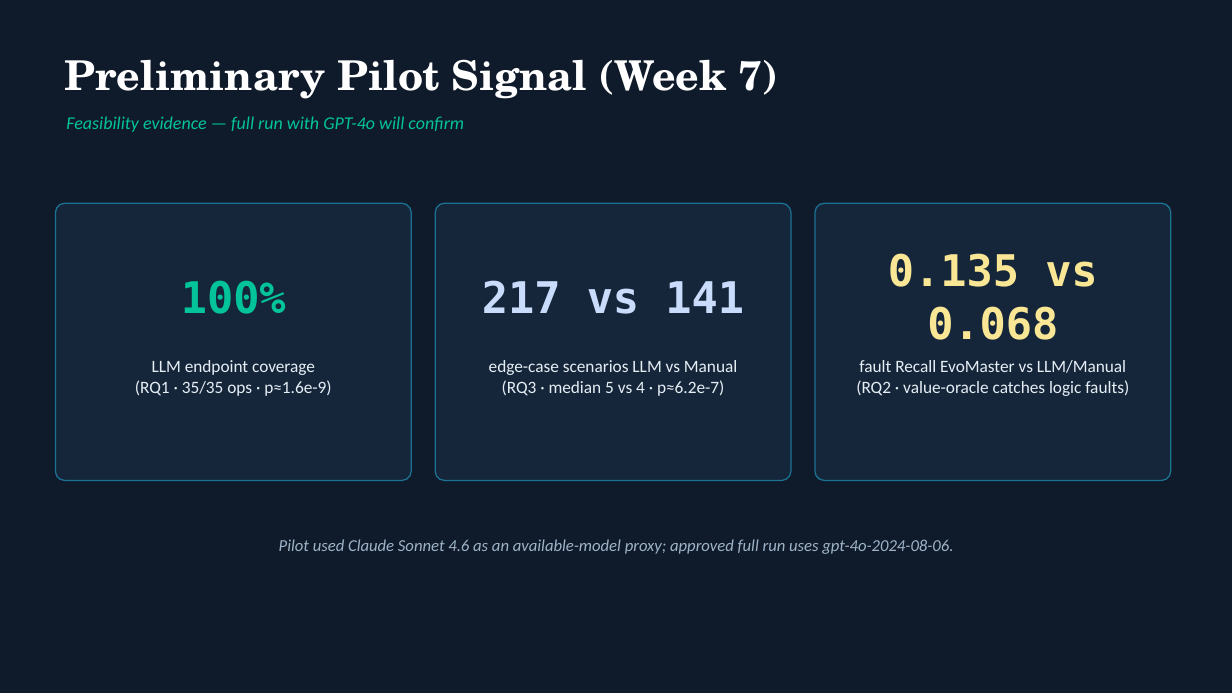
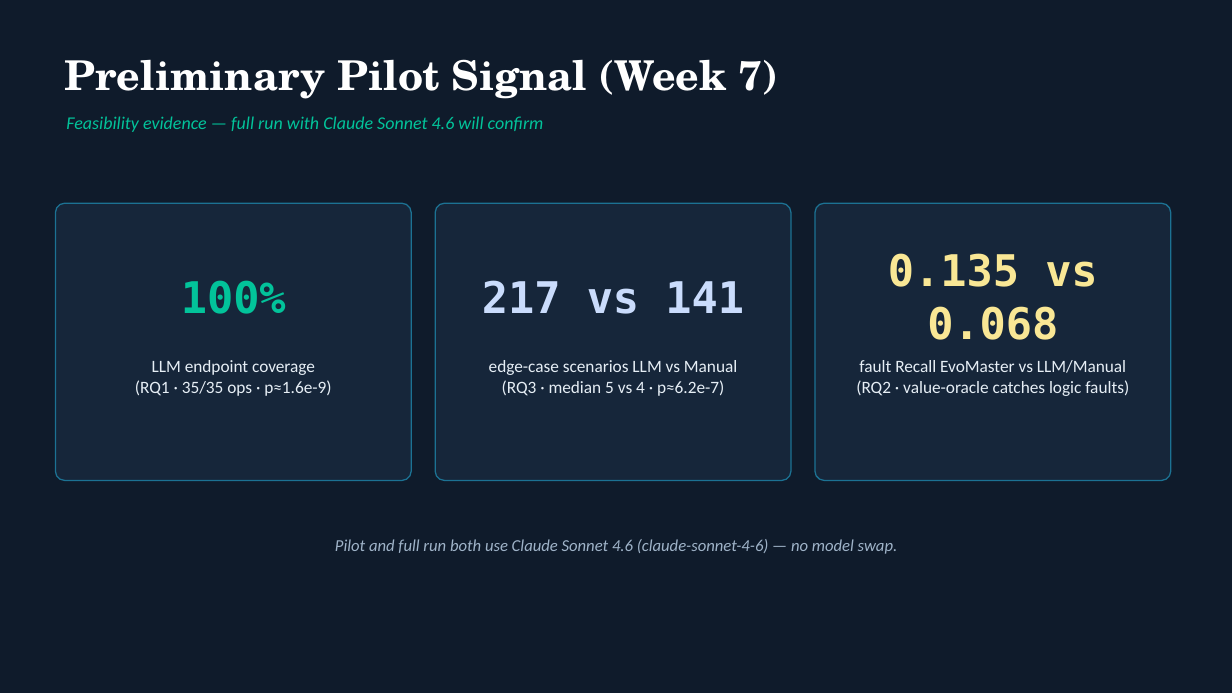
Before and after one commit to huycoder2103/RT-SWT301-SE1916-G2, a slide deck: slide 8 of team-synthesis/slides_proposal_defense.pptx. Drawn at 1232x693 pixels with LibreOffice and Linux fonts; fonts in the diff are those of the drawing. Boxes give left, top, right and bottom in pixels: in the first picture for what was removed or moved away, otherwise in the second. Text is boxed around its words. In the diff, an @@ line names an element or a change of style, - is before the commit and + after.

```diff
--- a/team-synthesis/slides_proposal_defense.pptx
+++ b/team-synthesis/slides_proposal_defense.pptx
@@ text at (66,116,544,132): text changed @@
-Feasibility evidence — full run with GPT-4o will confirm
+Feasibility evidence — full run with Claude Sonnet 4.6 will confirm
@@ text at (335,539,898,554): text changed @@
-Pilot used Claude Sonnet 4.6 as an available-model proxy; approved full run uses gpt-4o-2024-08-06.
+Pilot and full run both use Claude Sonnet 4.6 (claude-sonnet-4-6) — no model swap.
```
Also in this commit, not shown: 3 other slides changed, 30 other files.
